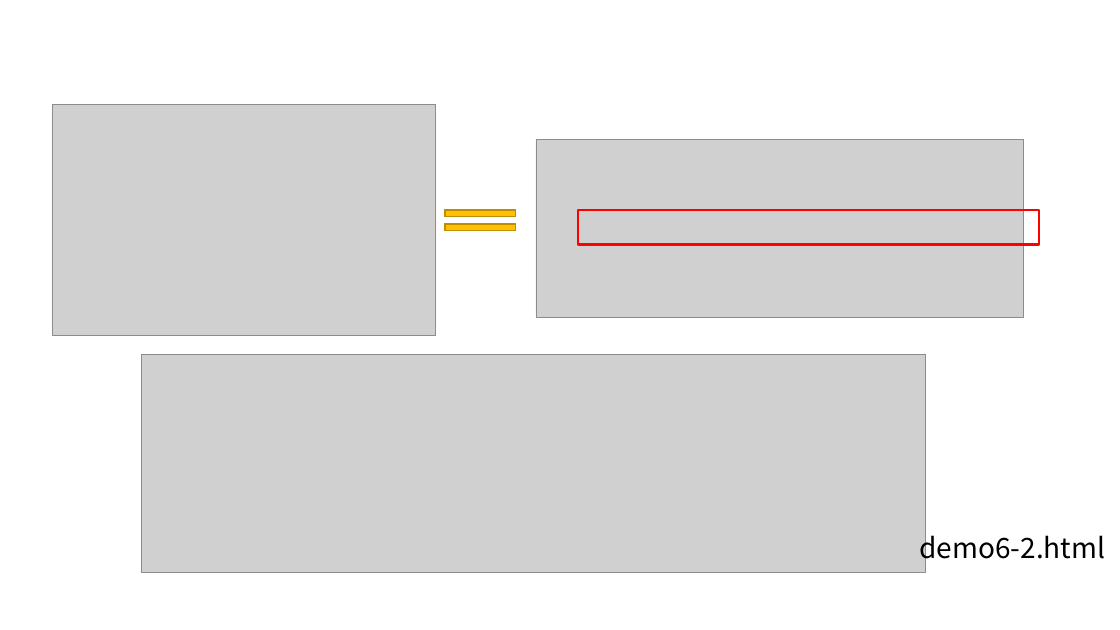
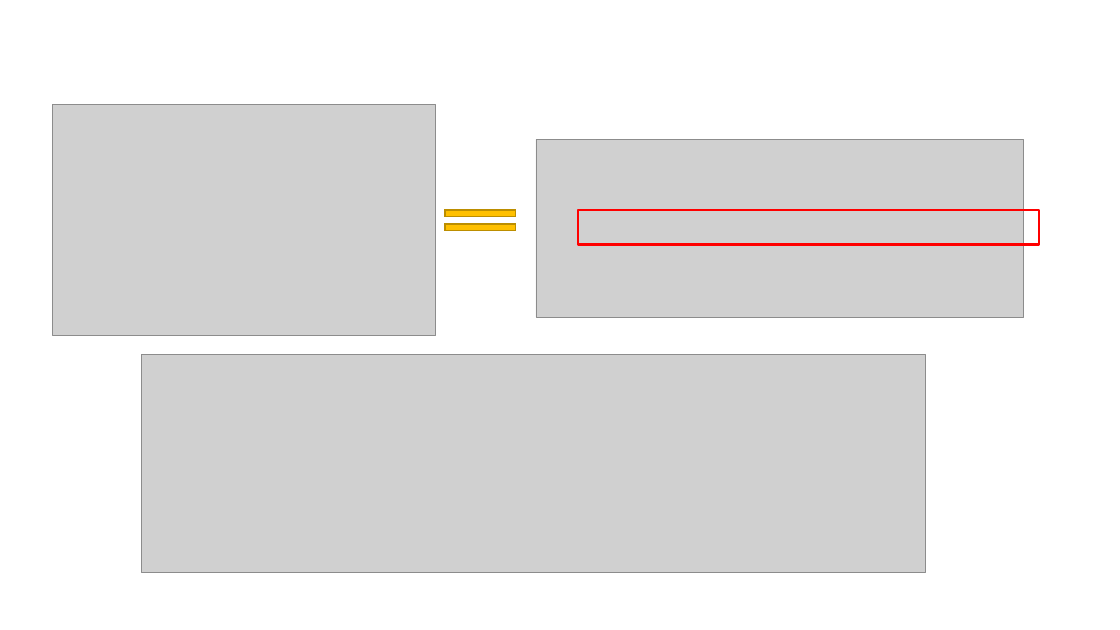
Before and after one commit to edu2act/course-web1, a slide deck: slide 24 of materials/slides/ch06-cssBox.pptx. Drawn at 1120x630 pixels with LibreOffice and Linux fonts; fonts in the diff are those of the drawing; grey boxes stand for pictures; background and template pictures are left out. Boxes give left, top, right and bottom in pixels: in the first picture for what was removed or moved away, otherwise in the second. Text is boxed around its words. In the diff, an @@ line names an element or a change of style, - is before the commit and + after.

```diff
--- a/materials/slides/ch06-cssBox.pptx
+++ b/materials/slides/ch06-cssBox.pptx
@@ text removed at [920, 530, 1106, 566] @@
-demo6-2.html
```
Also in this commit, not shown: 1 other slide changed, 1 other file.
